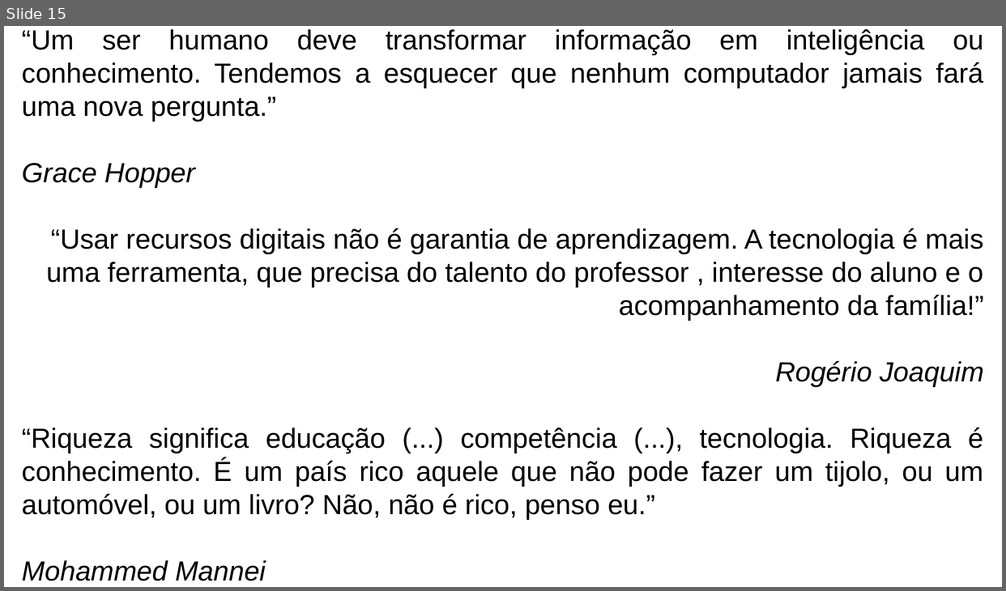
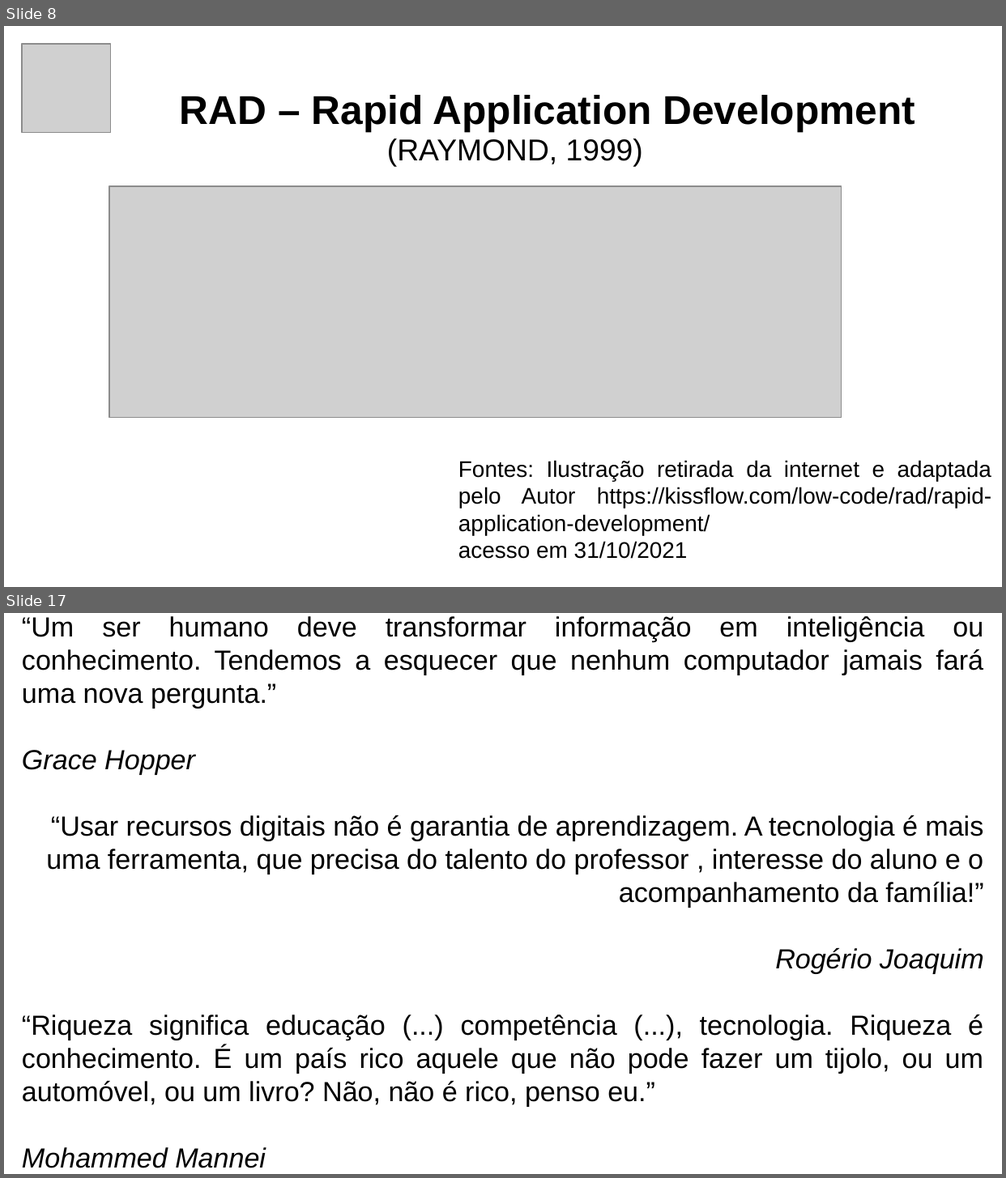
Before and after one commit to DarkCells/PySysbone, a slide deck: Apresentação_Defesa.odp. Shown one above the other, each under a label of ours: slide 15 before the commit, slides 8 and 17 after it; the slides between them are not shown. The pictures are 1006x591 and 1006x1178 pixels, drawn with LibreOffice and Linux fonts; fonts in the diff are those of the drawing; grey boxes stand for pictures. Boxes give left, top, right and bottom in pixels: in the first picture for what was removed or moved away, otherwise in the second. Text is boxed around its words. In the diff, an @@ line names an element or a change of style, - is before the commit and + after.

```diff
--- a/Apresentação_Defesa.odp
+++ b/Apresentação_Defesa.odp
@@ slide 8 added at [4, 26, 1002, 587], background #FFFFFF @@
@@ picture added at [22, 44, 111, 133] @@
@@ text added at [180, 95, 916, 131], 32 pt, text #000000, bold @@
+RAD – Rapid Application Development
@@ text added at [387, 139, 643, 166], 24 pt, text #000000 @@
+(RAYMOND, 1999)
@@ picture added at [109, 186, 842, 418] @@
@@ text added at [458, 460, 991, 559], 18 pt, text #000000 @@
+Fontes: Ilustração retirada da internet e adaptada pelo Autor https://kissflow.com/low-code/rad/rapid-application-development/
+acesso em 31/10/2021
@@ what was slide 15 is now slide 17 @@
```
Also in this commit, not shown: 3 slides changed, 13 other slides added, 12 slides removed, 17 other files.
